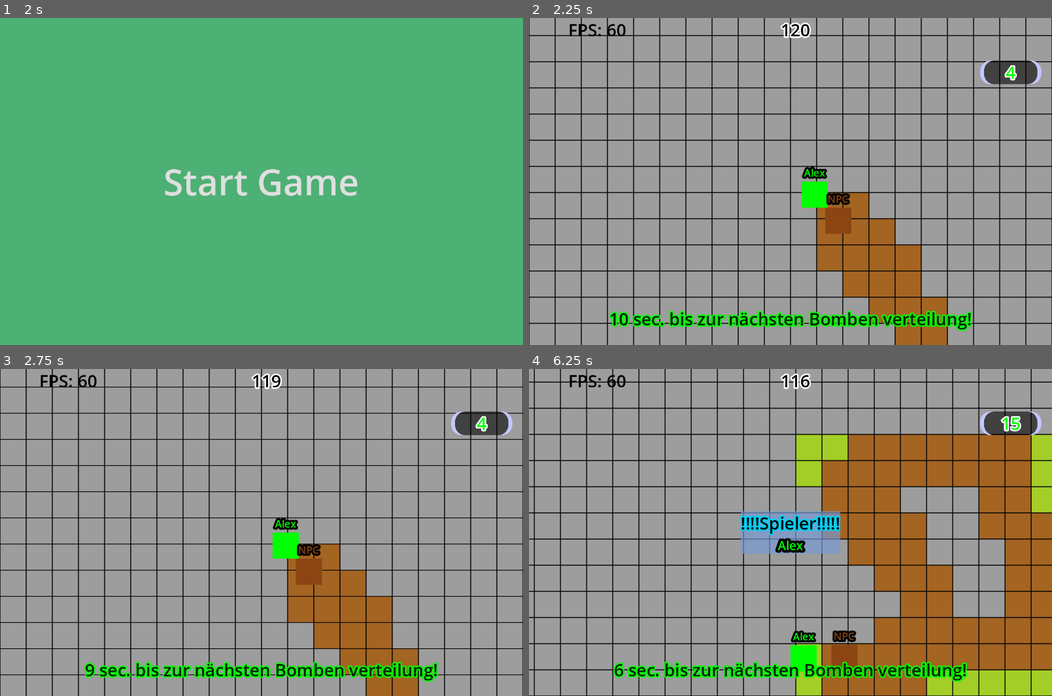
Above: before the commit, frames 1-4 (two rows, left to right).
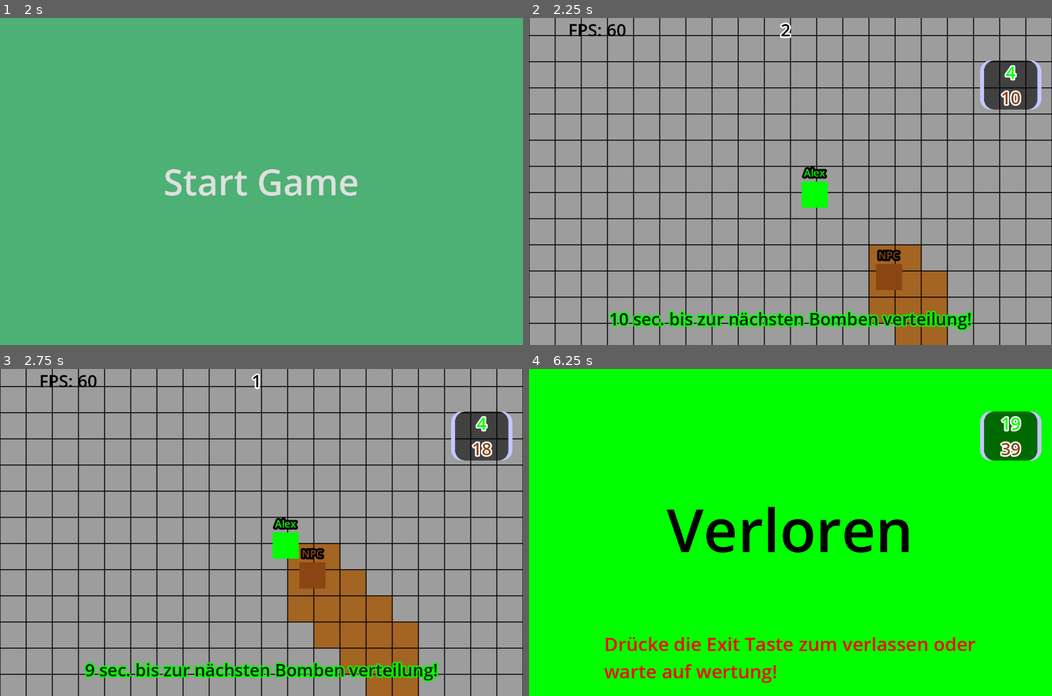
Above: after the commit, the same moments.

Repository: NIK-98/Paint_The_Ground
Game: Godot game, scene res://sceens/level.tscn
The game is run twice, just before and just after one commit, with the same random seed, the same clock (stepped at 60 frames per second) and the same inputs. This scene is started directly instead of the project's main scene.
Inputs (mouse positions are in pixels of both pictures, inside the frame that each line leads up to):
- Up to frame 1 (2 s): click (261, 31) at 0.52 s; type "Alex" at 0.6 s; click "Bestätiegen" at 1.25 s
- Up to frame 2 (2.25 s): click "Start Game" at 2 s
- Up to frame 3 (2.75 s): no input
- Up to frame 4 (6.25 s): move the mouse to (905, 516) at 2.77 s; hold D (right) 2.78-3.53 s; hold Tab (Info) 2.78-3.53 s; click (905, 516) at 2.92 s; move the mouse to (685, 548) at 3.52 s; hold S (down) 3.53-4.28 s; tap Tab (Info) at 3.6, 5.1 s; move the mouse to (842, 460) at 4.27 s; hold D (right) 4.28-5.03 s; hold Tab (Info) 4.28-5.03 s; tap Enter at 5 s; move the mouse to (764, 597) at 5.02 s; hold W (up) 5.03-5.78 s; click (764, 597) at 5.17 s; move the mouse to (947, 581) at 5.77 s; hold A (left) from 5.78 s (still down); hold Tab (Info) from 5.78 s (still down)

Frame 1 is identical in both runs. In frame 2, 5.1% of the frame differs, in the area x 48-98%, y 1-86%; in frame 3, 8.2%; in frame 4, 99%, in the area x 0-100%, y 0-100%.
Error before the commit: Attempt to call function 'get_node' in base 'null instance' on a null instance. (res://scripts/level.gd:190)
Error after the commit: Attempt to call function 'get_node' in base 'null instance' on a null instance. (res://scripts/level.gd:191)

Commit message:
einfache npc logik hinzugefügt. scoreboard wird nicht mehr aktualliesiert

Diff:
--- a/sceens/level.tscn
+++ b/sceens/level.tscn
@@ -356,7 +356,7 @@
 [node name="Scoreboard" parent="." instance=ExtResource("17_4co2s")]
 
 [node name="Timer" type="Timer" parent="." groups=["timer"]]
-wait_time = 120.0
+wait_time = 2.0
 
 [node name="Timerende" type="Timer" parent="."]
 wait_time = 3.0
--- a/sceens/scoreboard.tscn
+++ b/sceens/scoreboard.tscn
@@ -9,18 +9,6 @@
 
 [sub_resource type="Theme" id="Theme_ggqog"]
 PanelContainer/styles/panel = SubResource("StyleBoxTexture_dox0w")
-
-[sub_resource type="LabelSettings" id="LabelSettings_k53ee"]
-font_size = 40
-font_color = Color(0.721569, 0.258824, 0, 1)
-outline_size = 25
-outline_color = Color(0, 0, 0, 1)
-
-[sub_resource type="LabelSettings" id="LabelSettings_f0rax"]
-font_size = 40
-font_color = Color(0.0156863, 0.0784314, 1, 1)
-outline_size = 25
-outline_color = Color(0, 0, 0, 1)
 
 [sub_resource type="SystemFont" id="SystemFont_jwpju"]
 font_names = PackedStringArray("Agency FB")
@@ -82,6 +70,18 @@
 outline_size = 15
 outline_color = Color(0, 0, 0, 1)
 
+[sub_resource type="LabelSettings" id="LabelSettings_k53ee"]
+font_size = 40
+font_color = Color(0.721569, 0.258824, 0, 1)
+outline_size = 25
+outline_color = Color(0, 0, 0, 1)
+
+[sub_resource type="LabelSettings" id="LabelSettings_f0rax"]
+font_size = 40
+font_color = Color(0.0156863, 0.0784314, 1, 1)
+outline_size = 25
+outline_color = Color(0, 0, 0, 1)
+
 [sub_resource type="SceneReplicationConfig" id="SceneReplicationConfig_qcn5r"]
 properties/0/path = NodePath(".:Scoreboard_List")
 properties/0/spawn = true
@@ -126,33 +126,6 @@
 [node name="VBoxContainer" type="VBoxContainer" parent="CanvasLayer/CenterContainer/PanelContainer/MarginContainer"]
 layout_mode = 2
 
-[node name="ScrollContainer" type="ScrollContainer" parent="CanvasLayer/CenterContainer/PanelContainer/MarginContainer/VBoxContainer"]
-layout_mode = 2
-horizontal_scroll_mode = 0
-
-[node name="VBoxContainer" type="VBoxContainer" parent="CanvasLayer/CenterContainer/PanelContainer/MarginContainer/VBoxContainer/ScrollContainer"]
-layout_mode = 2
-
-[node name="HBoxContainer0" type="HBoxContainer" parent="CanvasLayer/CenterContainer/PanelContainer/MarginContainer/VBoxContainer/ScrollContainer/VBoxContainer"]
-layout_mode = 2
-theme_override_constants/separation = 60
-
-[node name="Platz0" type="Label" parent="CanvasLayer/CenterContainer/PanelContainer/MarginContainer/VBoxContainer/ScrollContainer/VBoxContainer/HBoxContainer0"]
-layout_mode = 2
-text = "Platz 1:"
-label_settings = SubResource("LabelSettings_k53ee")
-
-[node name="name0" type="Label" parent="CanvasLayer/CenterContainer/PanelContainer/MarginContainer/VBoxContainer/ScrollContainer/VBoxContainer/HBoxContainer0"]
-layout_mode = 2
-label_settings = SubResource("LabelSettings_f0rax")
-
-[node name="Score0" type="Label" parent="CanvasLayer/CenterContainer/PanelContainer/MarginContainer/VBoxContainer/ScrollContainer/VBoxContainer/HBoxContainer0"]
-layout_mode = 2
-theme_override_colors/font_color = Color(0.996844, 0.881704, 7.70092e-07, 1)
-theme_override_colors/font_outline_color = Color(0, 0, 0, 1)
-theme_override_constants/outline_size = 25
-theme_override_font_sizes/font_size = 40
-
 [node name="Label" type="Label" parent="CanvasLayer/CenterContainer/PanelContainer/MarginContainer/VBoxContainer"]
 layout_mode = 2
 text = "Bestenliste"
@@ -197,6 +170,33 @@
 horizontal_alignment = 1
 vertical_alignment = 1
 
+[node name="ScrollContainer" type="ScrollContainer" parent="CanvasLayer/CenterContainer/PanelContainer/MarginContainer/VBoxContainer"]
+layout_mode = 2
+horizontal_scroll_mode = 0
+
+[node name="VBoxContainer" type="VBoxContainer" parent="CanvasLayer/CenterContainer/PanelContainer/MarginContainer/VBoxContainer/ScrollContainer"]
+layout_mode = 2
+
+[node name="HBoxContainer0" type="HBoxContainer" parent="CanvasLayer/CenterContainer/PanelContainer/MarginContainer/VBoxContainer/ScrollContainer/VBoxContainer"]
+layout_mode = 2
+theme_override_constants/separation = 60
+
+[node name="Platz0" type="Label" parent="CanvasLayer/CenterContainer/PanelContainer/MarginContainer/VBoxContainer/ScrollContainer/VBoxContainer/HBoxContainer0"]
+layout_mode = 2
+text = "Platz 1:"
+label_settings = SubResource("LabelSettings_k53ee")
+
+[node name="name0" type="Label" parent="CanvasLayer/CenterContainer/PanelContainer/MarginContainer/VBoxContainer/ScrollContainer/VBoxContainer/HBoxContainer0"]
+layout_mode = 2
+label_settings = SubResource("LabelSettings_f0rax")
+
+[node name="Score0" type="Label" parent="CanvasLayer/CenterContainer/PanelContainer/MarginContainer/VBoxContainer/ScrollContainer/VBoxContainer/HBoxContainer0"]
+layout_mode = 2
+theme_override_colors/font_color = Color(0.996844, 0.881704, 7.70092e-07, 1)
+theme_override_colors/font_outline_color = Color(0, 0, 0, 1)
+theme_override_constants/outline_size = 25
+theme_override_font_sizes/font_size = 40
+
 [node name="MultiplayerSynchronizer" type="MultiplayerSynchronizer" parent="."]
 replication_config = SubResource("SceneReplicationConfig_qcn5r")
 
--- a/scripts/level.gd
+++ b/scripts/level.gd
@@ -135,16 +135,17 @@
 	var new_npc = npc.instantiate()
 	new_npc.name = "npc"
 	get_node("Players").add_child(new_npc, true)
-
-
-func add_score(id: int):
+	add_score(new_npc.name)
+
+
+func add_score(id):
 	var new_score_label = score_label.instantiate()
 	new_score_label.set("theme_override_colors/font_color",get_node("Players").get_node(str(id)).get_node("Color").color)
 	new_score_label.name = str(id)
 	get_node("Werten/PanelContainer/Wertung").add_child(new_score_label, true)
 
 
-func del_score(id: int):
+func del_score(id):
 	if not get_node("Werten/PanelContainer/Wertung").has_node(str(id)):
 		return
 	get_node("Werten/PanelContainer/Wertung").get_node(str(id)).queue_free()
--- a/scripts/loby.gd
+++ b/scripts/loby.gd
@@ -182,6 +182,7 @@
 		return
 	if multiplayer.is_server():
 		OS.alert("Server beendet!")
+		get_parent().del_score(get_parent().get_node("Players/npc"))
 		get_parent().exittree()
 		multiplayer.multiplayer_peer.close()
 		multiplayer.multiplayer_peer = null
--- a/scripts/npc.gd
+++ b/scripts/npc.gd
@@ -4,7 +4,7 @@
 @onready var level = get_parent().get_parent()
 
 
-const SPEED = 10
+const SPEED = 2
 var score = 0
 var last_score = score
 var color_cell = 0
@@ -43,7 +43,7 @@
 			ende = true
 			if name.to_int() == multiplayer.get_unique_id():
 				for i in level.get_node("Werten/PanelContainer/Wertung").get_children():
-					if i.text.to_int() > level.get_node("Werten/PanelContainer/Wertung").get_node(str(name)).text.to_int():
+					if i.text.to_int() > level.get_node("Werten/PanelContainer/Wertung").get_node(str(name)).text:
 						get_node("CanvasLayer/Los").visible = true
 						break
 				if not get_node("CanvasLayer/Los").visible:
@@ -81,7 +81,7 @@
 	if level.get_node("Werten/PanelContainer/Wertung").get_child_count() > 0 and last_score != score:
 		if not level.get_node("Werten/PanelContainer/Wertung").has_node(str(name)):
 			return
-		level.get_node("Werten/PanelContainer/Wertung").get_node(str(name)).wertung.rpc(name.to_int())
+		level.get_node("Werten/PanelContainer/Wertung").get_node(str(name)).wertung.rpc(name)
 
 
 @rpc("any_peer","call_local")
--- a/scripts/score_label.gd
+++ b/scripts/score_label.gd
@@ -5,6 +5,6 @@
 
 
 @rpc("any_peer","call_local")
-func wertung(id: int):
+func wertung(id):
 	for i in map.get_used_cells_by_id(Players.get_node(str(id)).color_cell):
 		get_parent().get_node(str(id)).text = str(Players.get_node(str(id)).score)
--- a/scripts/scoreboard.gd
+++ b/scripts/scoreboard.gd
@@ -41,6 +41,12 @@
 
 func update_scoreboard():
 	if loaded:
+		if get_parent().get_node("loby").player_conect_count == 1 and get_parent().get_node("loby").count_players_wait == 1:
+			$CanvasLayer/CenterContainer/PanelContainer/MarginContainer/VBoxContainer/HBoxContainer/score.text = str(get_parent().get_node("Werten/PanelContainer/Wertung").get_node("npc").text)
+			$CanvasLayer/CenterContainer/PanelContainer/MarginContainer/VBoxContainer/Spieler.text = str("Spieler: ",get_parent().get_node("Players").get_node("npc").get_node("Name").text)
+			sync_list.rpc([get_parent().get_node("Werten/PanelContainer/Wertung").get_node("npc").text.to_int(), get_parent().get_node("Players").get_node("npc").get_node("Name").text])
+			$CanvasLayer/CenterContainer/PanelContainer/MarginContainer/VBoxContainer/HBoxContainer/score.set("theme_override_colors/font_color",get_parent().get_node("Players").get_node("npc").get_node("Color").color)
+			$CanvasLayer/CenterContainer/PanelContainer/MarginContainer/VBoxContainer/Spieler.set("theme_override_colors/font_color",get_parent().get_node("Players").get_node("npc").get_node("Color").color)
 		$CanvasLayer/CenterContainer/PanelContainer/MarginContainer/VBoxContainer/HBoxContainer/score.text = str(get_parent().get_node("Werten/PanelContainer/Wertung").get_node(str(multiplayer.get_unique_id())).text)
 		$CanvasLayer/CenterContainer/PanelContainer/MarginContainer/VBoxContainer/Spieler.text = str("Spieler: ",get_parent().get_node("Players").get_node(str(multiplayer.get_unique_id())).get_node("Name").text)
 		sync_list.rpc([get_parent().get_node("Werten/PanelContainer/Wertung").get_node(str(multiplayer.get_unique_id())).text.to_int(), get_parent().get_node("Players").get_node(str(multiplayer.get_unique_id())).get_node("Name").text])
